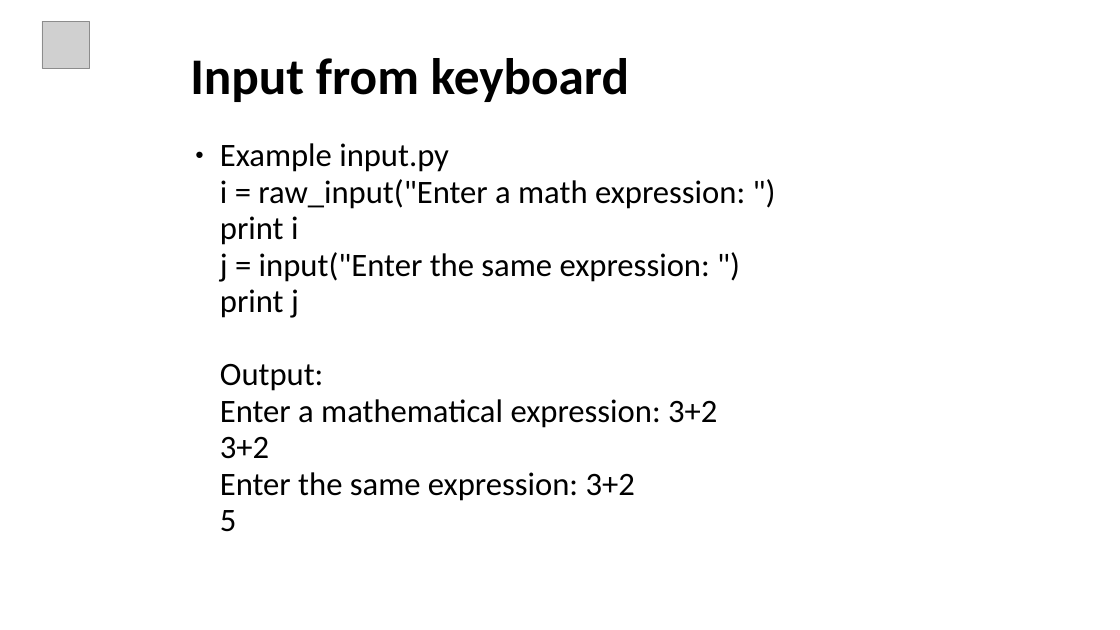
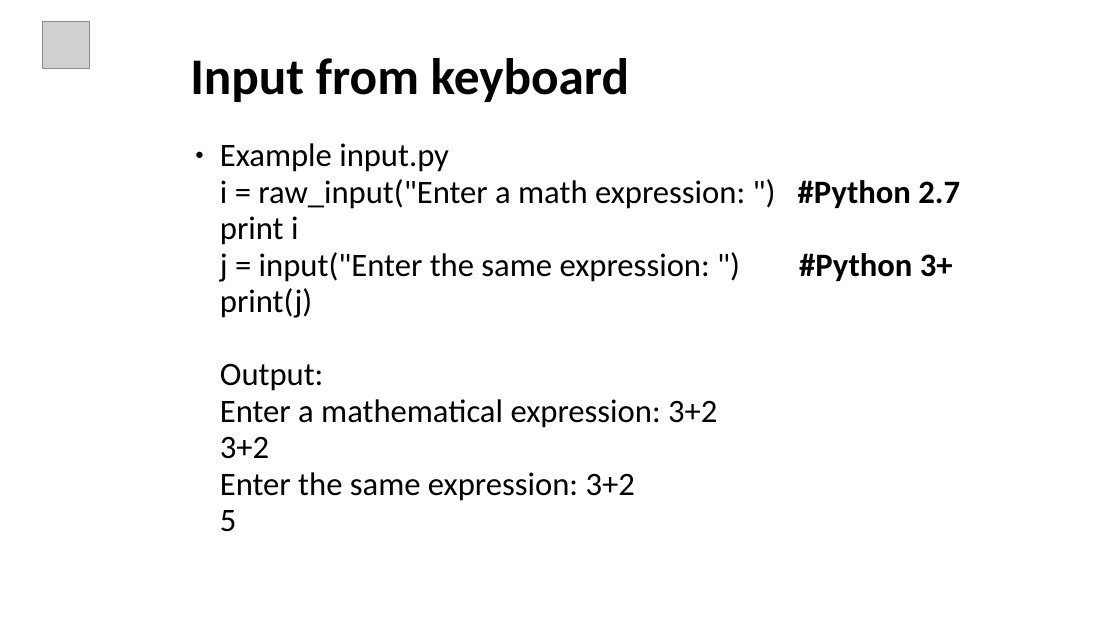
Before and after one commit to ankitagrawal579/Python, a slide deck: slide 30 of Python Ppt.pptx. Drawn at 1120x630 pixels with LibreOffice and Linux fonts; fonts in the diff are those of the drawing; grey boxes stand for pictures. Boxes give left, top, right and bottom in pixels: in the first picture for what was removed or moved away, otherwise in the second. Text is boxed around its words. In the diff, an @@ line names an element or a change of style, - is before the commit and + after.

Commit message:
python functions are added

```diff
--- a/Python Ppt.pptx
+++ b/Python Ppt.pptx
@@ text at box(220, 143, 960, 532): text changed @@
-● Example input.py
-  i = raw_input("Enter a math expression: ")
-  print i
-  j = input("Enter the same expression: ")
-  print j
-  Output:
-  Enter a mathematical expression: 3+2
-  3+2
-  Enter the same expression: 3+2
-  5
+● Example input.py
+  i = raw_input("Enter a math expression: ") #Python 2.7
+  print i
+  j = input("Enter the same expression: ") #Python 3+
+  print(j)
+  Output:
+  Enter a mathematical expression: 3+2
+  3+2
+  Enter the same expression: 3+2
+  5
```
Also in this commit, not shown: 9 other slides changed, 14 slides added.
